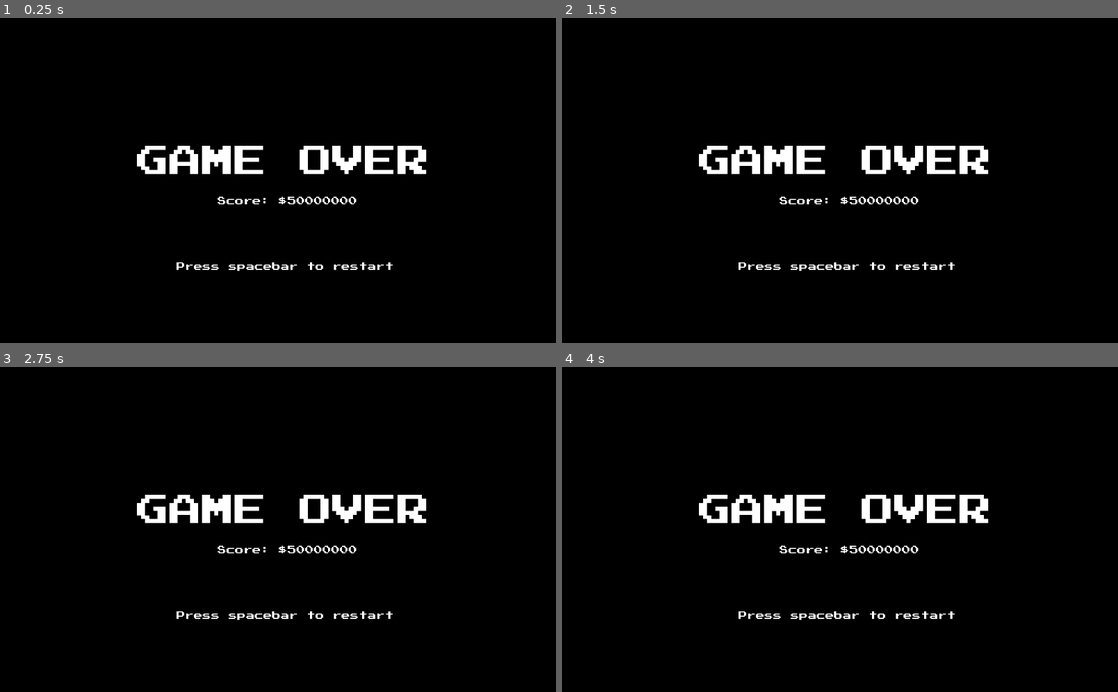
Above: before the commit, frames 1-4 (two rows, left to right).
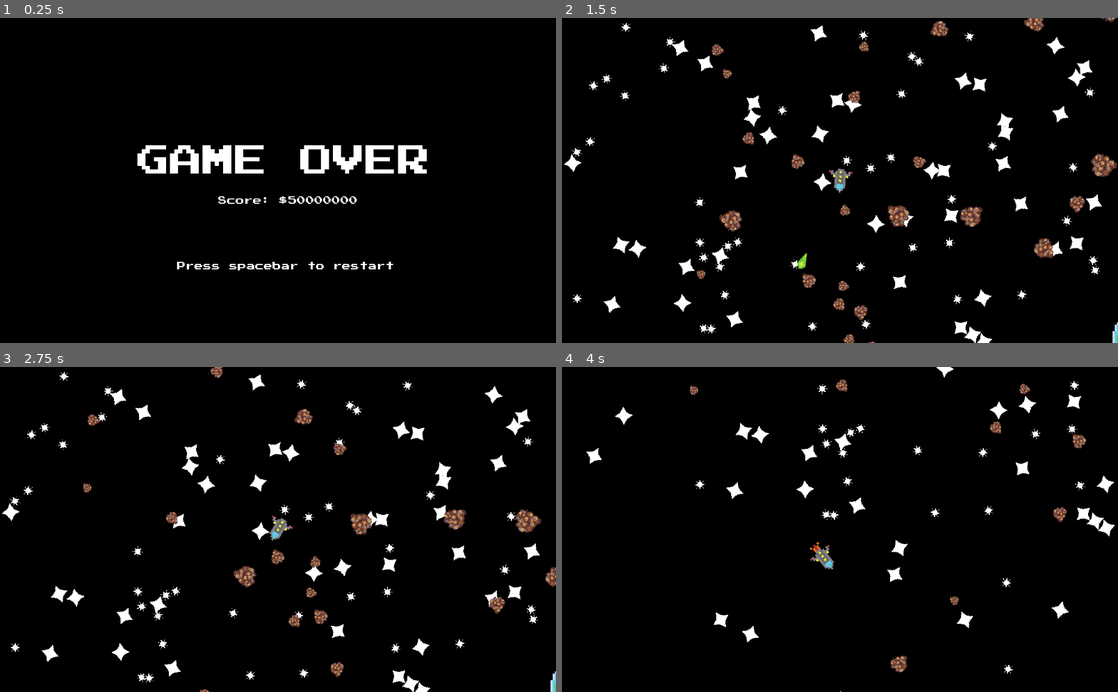
Above: after the commit, the same moments.

Repository: TechRunner2/404-Bounty-Not-Found
Game: Godot game, scene res://Scenes/End Screen.tscn
Two runs of this game, one before a commit and one after it. Both use one fixed random seed, a clock stepped at 60 frames per second and the inputs below. This scene is started directly instead of the project's main scene.
Inputs:
- Up to frame 1 (0.25 s): no input
- Up to frame 2 (1.5 s): tap Space (primary_fire) at 0.5, 1.35 s; hold D (player_right) 0.53-1.28 s; hold Space (primary_fire) 0.53-1.28 s; hold A (player_left) from 1.28 s (still down)
- Up to frame 3 (2.75 s): tap Space (primary_fire) at 2 s; release A (player_left) at 2.03 s; hold D (player_right) from 2.03 s (still down); hold Space (primary_fire) from 2.03 s (still down)
- Up to frame 4 (4 s): release D (player_right) at 2.78 s; release Space (primary_fire) at 2.78 s; hold W (player_up) 2.78-3.53 s; tap Space (primary_fire) at 2.85, 3.5 s; hold A (player_left) from 3.53 s (still down); hold Space (primary_fire) from 3.53 s (still down)

The runs differ from the first frame. In frame 1, 1.5% of the frame differs, in the area x 24-77%, y 39-78%; in frame 2, 9.1%, in the area x 0-100%, y 0-100%; in frame 3, 8.8%; in frame 4, 5.9%.
Error before the commit: Parse Error: At "change_scene_to()" call, argument 1. The passed argument's type (String) doesn't match the function's expected argument type (PackedScene). (r…

Commit message:
Fixed label anchor issues

Diff:
--- a/Scenes/End Screen.gd
+++ b/Scenes/End Screen.gd
@@ -3,7 +3,7 @@
 
 func _input(event):
 	if event.is_action("primary_fire"):
-		get_tree().change_scene_to("res://Scenes/Game.tscn")
+		get_tree().change_scene("res://Scenes/Game.tscn")
 
 
 func _on_End_Screen_tree_entered():
--- a/Scenes/End Screen.tscn
+++ b/Scenes/End Screen.tscn
@@ -19,20 +19,24 @@
 [node name="End Screen" type="Control"]
 anchor_right = 1.0
 anchor_bottom = 1.0
+margin_left = 1.41418
+margin_top = -1.41418
+margin_right = 1.41418
+margin_bottom = -1.41418
 script = ExtResource( 2 )
 __meta__ = {
 "_edit_use_anchors_": false
 }
 
 [node name="Restart" type="Label" parent="."]
-margin_left = 325.296
-margin_top = 451.414
-margin_right = 725.296
-margin_bottom = 467.414
+anchor_left = 0.317672
+anchor_top = 0.752357
+anchor_right = 0.708297
+anchor_bottom = 0.779023
 custom_fonts/font = SubResource( 1 )
 text = "Press spacebar to restart"
 __meta__ = {
-"_edit_use_anchors_": false
+"_edit_use_anchors_": true
 }
 
 [node name="Game Over" type="Label" parent="."]
@@ -50,21 +54,26 @@
 }
 
 [node name="Score" type="Label" parent="."]
-margin_left = 401.417
-margin_top = 329.913
-margin_right = 529.417
-margin_bottom = 345.913
+anchor_left = 0.392009
+anchor_top = 0.549855
+anchor_right = 0.517009
+anchor_bottom = 0.576522
 custom_fonts/font = SubResource( 3 )
 text = "Score: $"
 __meta__ = {
-"_edit_use_anchors_": false
+"_edit_use_anchors_": true
 }
 
 [node name="ScoreCounter" type="Label" parent="."]
-margin_left = 530.167
-margin_top = 329.982
-margin_right = 658.167
-margin_bottom = 345.982
+anchor_left = 0.517741
+anchor_top = 0.54997
+anchor_right = 0.748
+anchor_bottom = 0.577
+margin_right = -107.785
+margin_bottom = -0.218018
 custom_fonts/font = SubResource( 4 )
 text = "50000000"
+__meta__ = {
+"_edit_use_anchors_": true
+}
 [connection signal="tree_entered" from="." to="." method="_on_End_Screen_tree_entered"]
